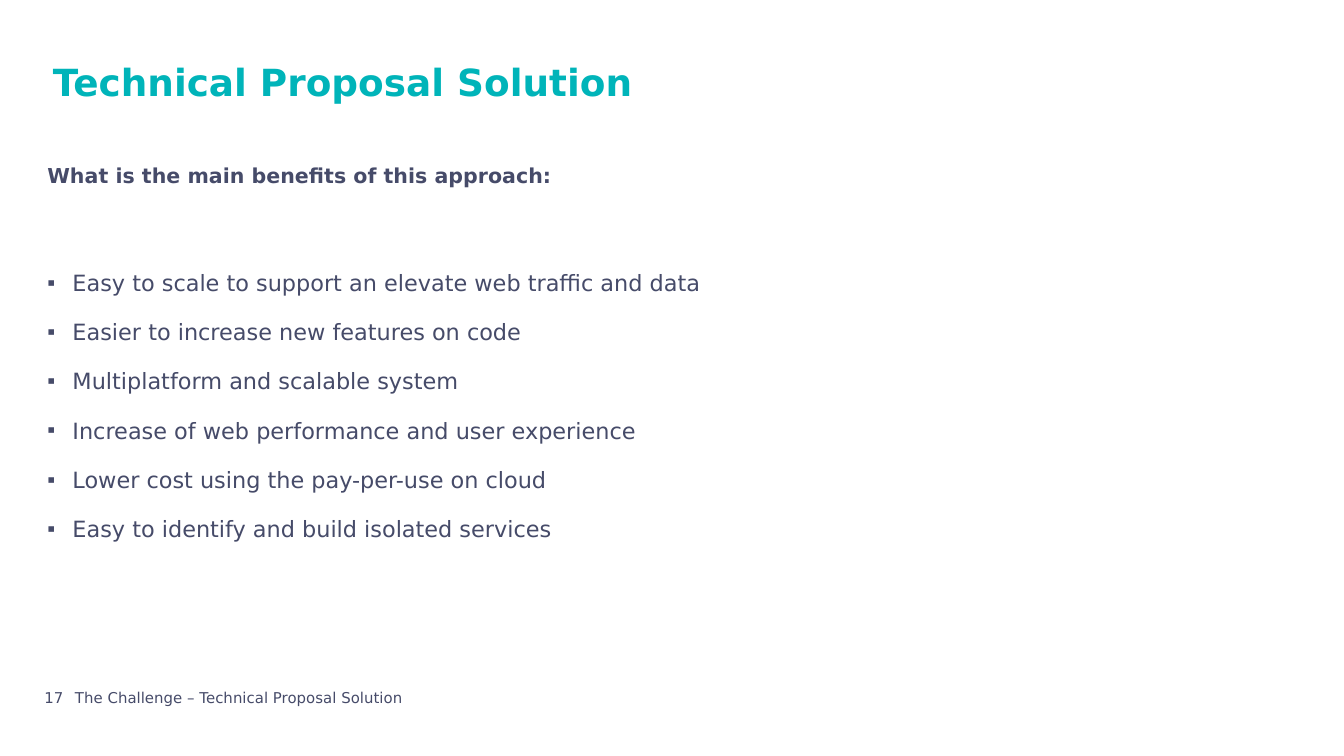
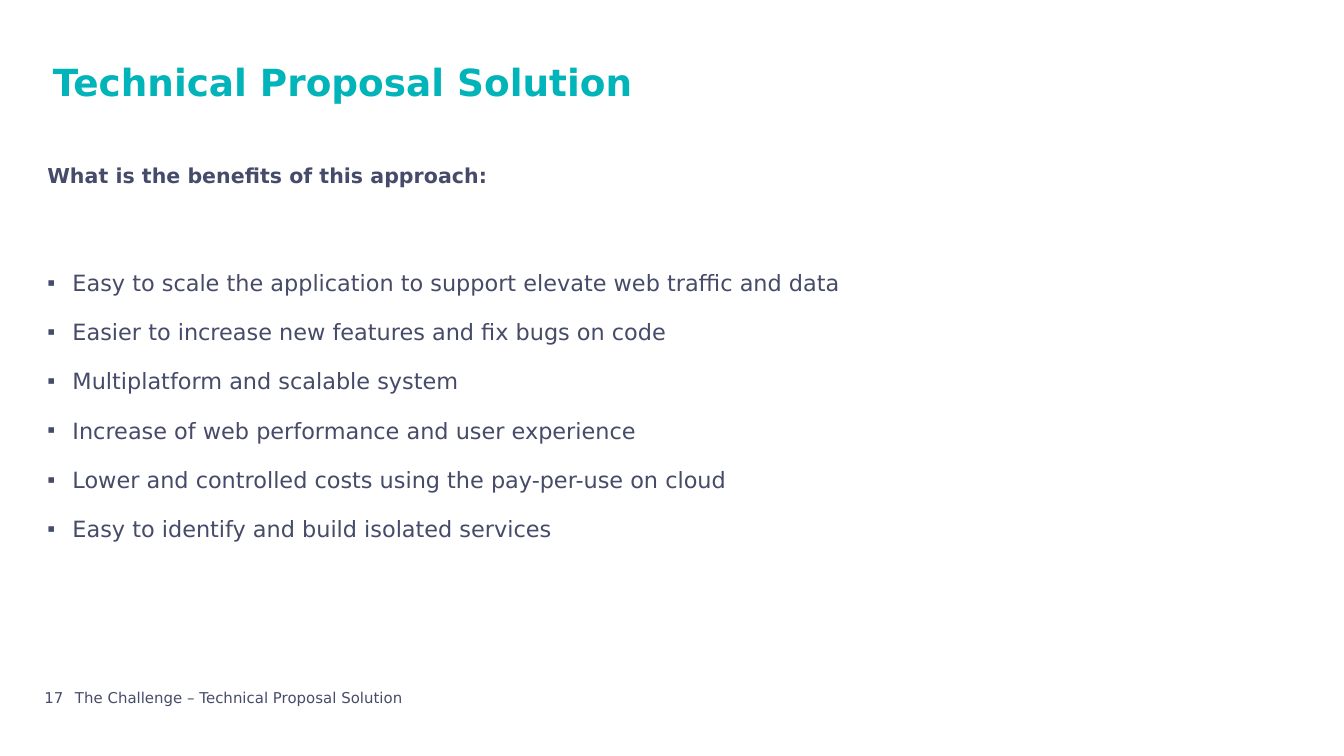
Before and after one commit to andreraica/ScooterRental, a slide deck: slide 17 of documentation/Presentation.pptx. Drawn at 1344x756 pixels with LibreOffice and Linux fonts; fonts in the diff are those of the drawing; background and template pictures are left out. Boxes give left, top, right and bottom in pixels: in the first picture for what was removed or moved away, otherwise in the second. Text is boxed around its words. In the diff, an @@ line names an element or a change of style, - is before the commit and + after.

```diff
--- a/documentation/Presentation.pptx
+++ b/documentation/Presentation.pptx
@@ text at [47,167,487,188]: text changed @@
-What is the main benefits of this approach:
+What is the benefits of this approach:
@@ text at [72,274,839,345]: text changed @@
-▪ Easy to scale to support an elevate web traffic and data
-▪ Easier to increase new features on code
+▪ Easy to scale the application to support elevate web traffic and data
+▪ Easier to increase new features and fix bugs on code
@@ text at [72,471,726,493]: text changed @@
-▪ Lower cost using the pay-per-use on cloud
+▪ Lower and controlled costs using the pay-per-use on cloud
```
Also in this commit, not shown: 17 other slides changed, 4 slides added, 31 other files.
